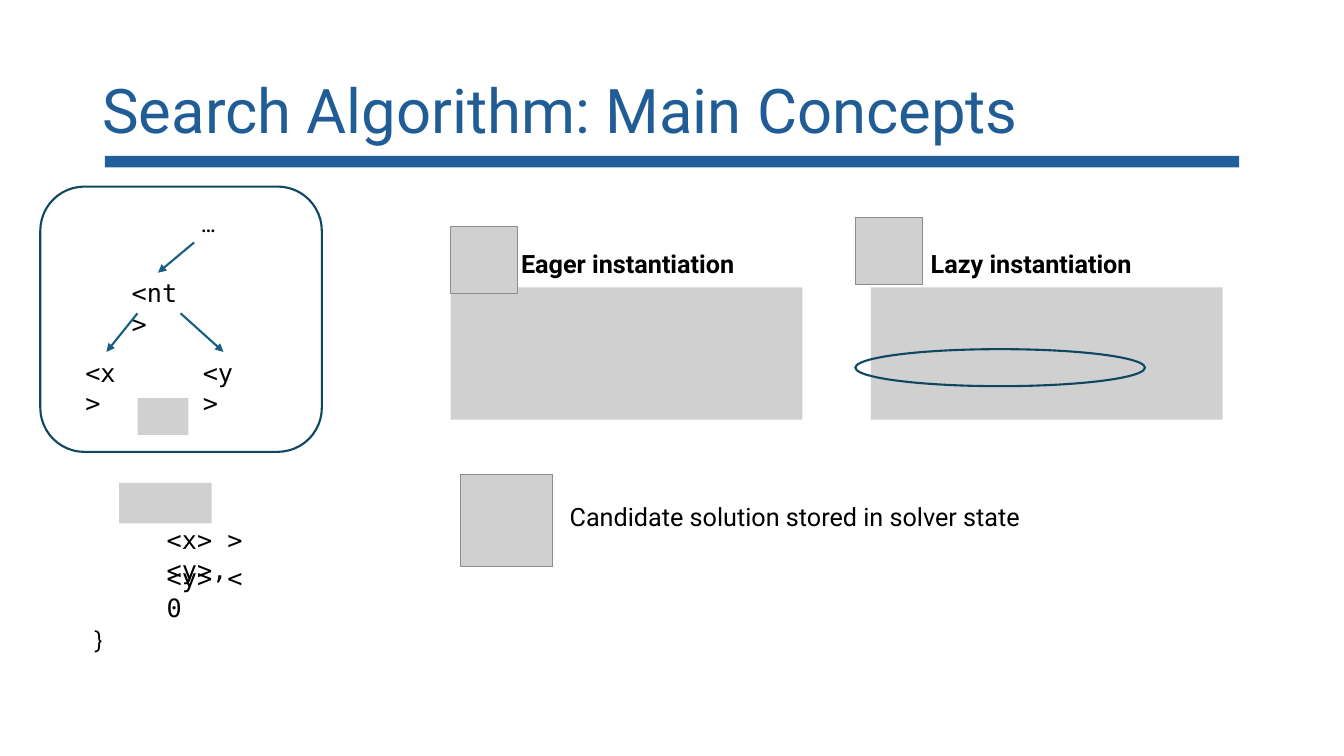
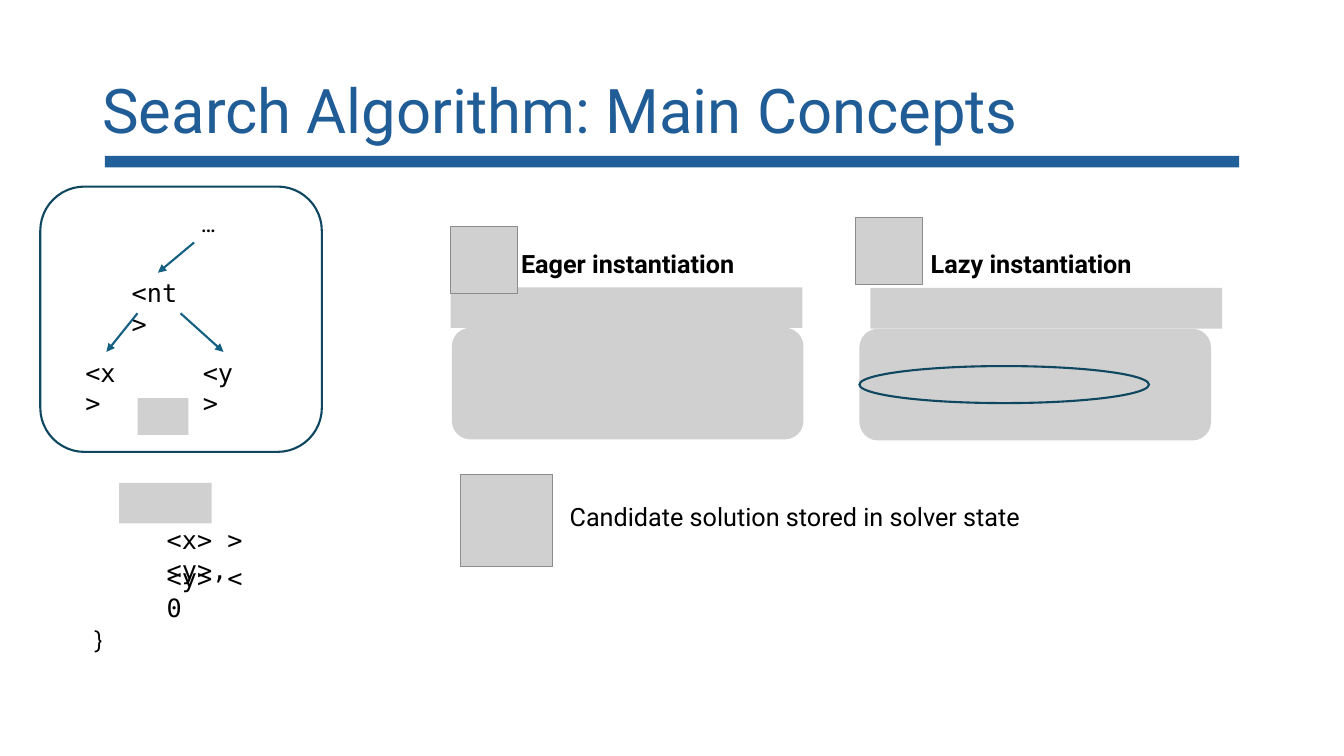
Before and after one commit to lorchrob/goblin_slides, a slide deck: slide 59 of goblin_slides.pptx. Drawn at 1344x756 pixels with LibreOffice and Linux fonts; fonts in the diff are those of the drawing; grey boxes stand for pictures. Boxes give left, top, right and bottom in pixels: in the first picture for what was removed or moved away, otherwise in the second. Text is boxed around its words. In the diff, an @@ line names an element or a change of style, - is before the commit and + after.

```diff
--- a/goblin_slides.pptx
+++ b/goblin_slides.pptx
@@ picture resized from (x1=451, y1=287, x2=803, y2=419) to (x1=451, y1=287, x2=803, y2=328) @@
@@ picture resized from (x1=871, y1=287, x2=1223, y2=419) to (x1=871, y1=288, x2=1223, y2=329) @@
@@ picture added at (x1=452, y1=328, x2=804, y2=440) @@
@@ picture added at (x1=860, y1=329, x2=1212, y2=441) @@
@@ ellipse moved from (x1=856, y1=349, x2=1145, y2=386) to (x1=860, y1=366, x2=1149, y2=403) @@
```
Also in this commit, not shown: 7 other slides changed.
